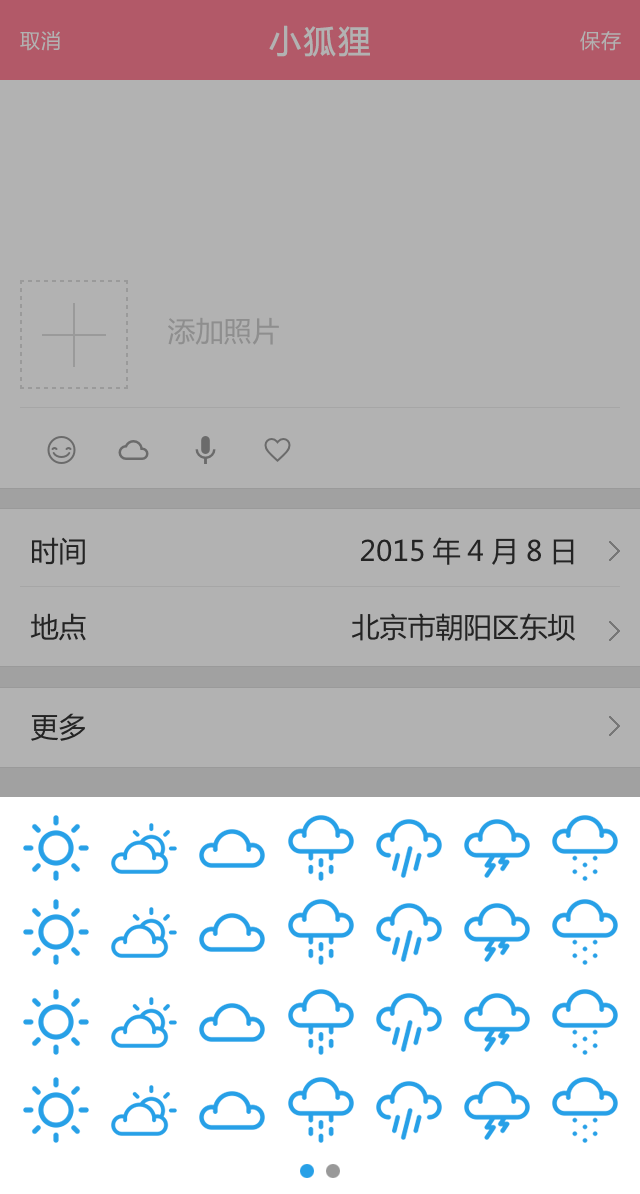
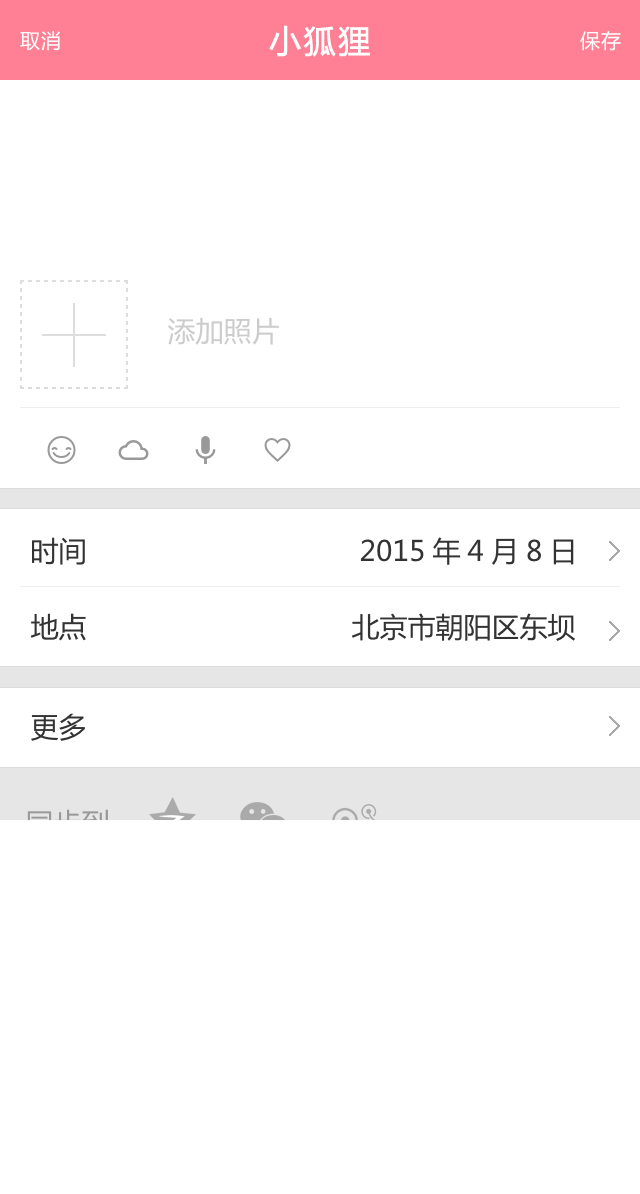
Revision of a layered 640px x 1194px image; what changed, layer by layer:
added group "sound recording" with 1 layers above "weather" over (23, 820, 618, 1178)
added layer "bg" (1st of 5, in "sound recording") in group "sound recording" over (23, 820, 618, 1178)
hid group "weather" (7 layers) over (0, 0, 640, 1178)
removed layer "mask" (was 30%) from group "weather" over (0, 0, 640, 1178)
